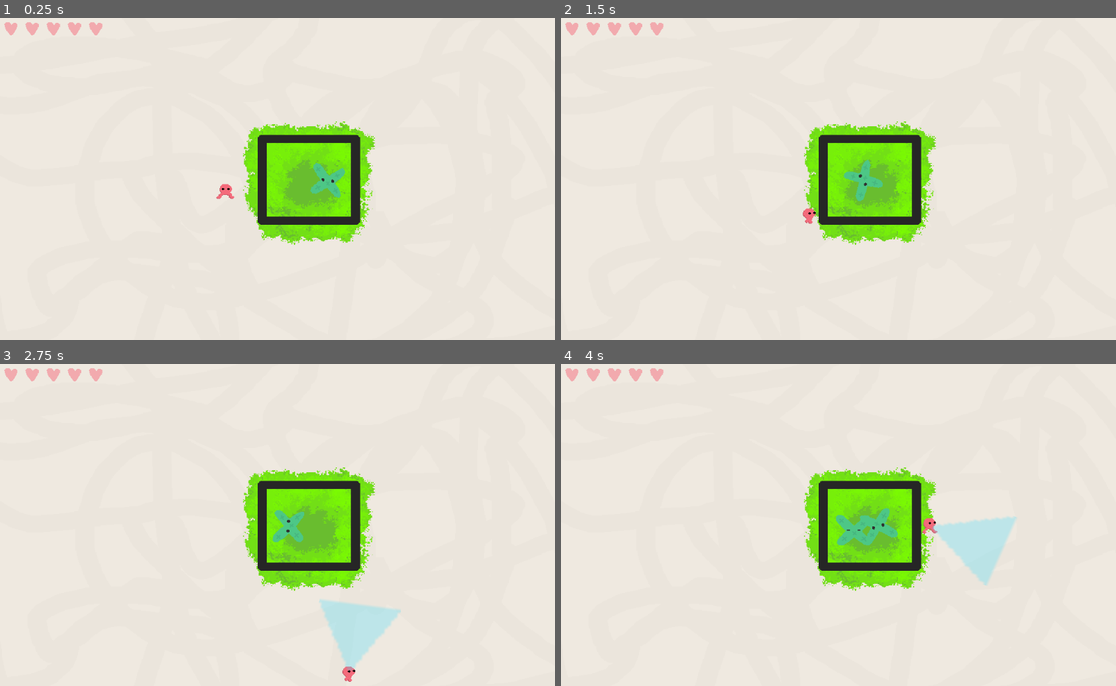
Above: before the commit, frames 1-4 (two rows, left to right).
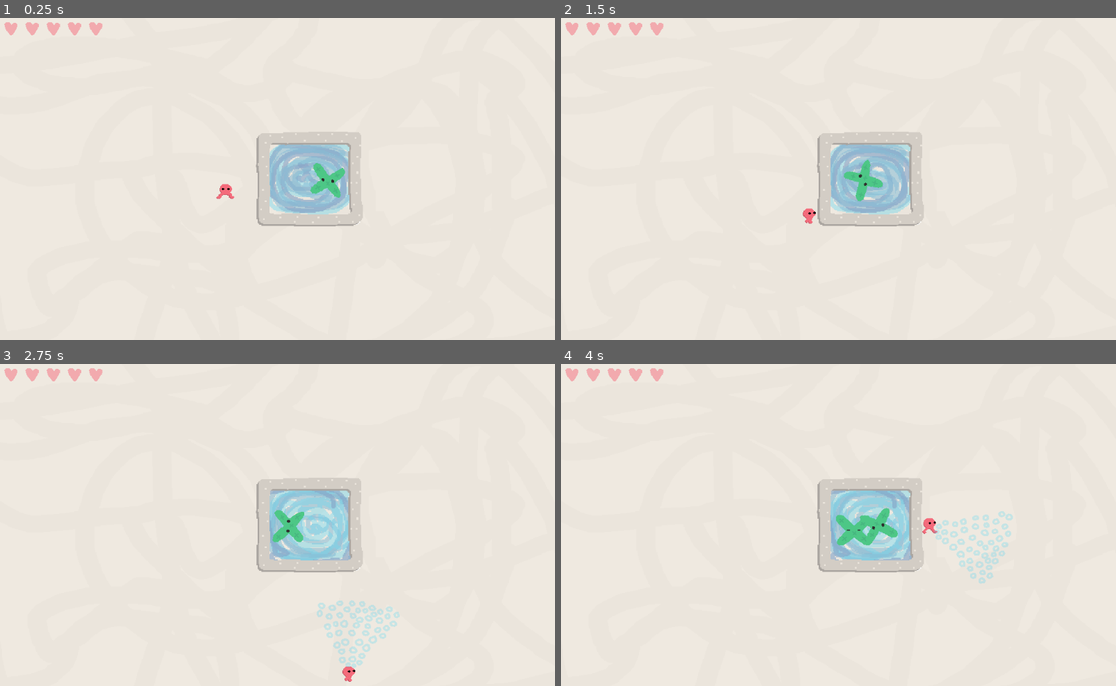
Above: after the commit, the same moments.

Repository: colinkarpfinger/HalfLife3
Game: Godot game, scene res://Scenes/Main.tscn
Two runs of this game, one before a commit and one after it. Both use one fixed random seed, a clock stepped at 60 frames per second and the inputs below.
Inputs (mouse positions are in pixels of both pictures, inside the frame that each line leads up to):
- Up to frame 1 (0.25 s): no input
- Up to frame 2 (1.5 s): move the mouse to (960, 162) at 0.52 s; press the mouse at (960, 162) at 0.53 s; hold D (move_right) 0.53-1.28 s; move the mouse to (727, 195) at 1.27 s; release the mouse at (727, 195) at 1.28 s; hold S (move_down) from 1.28 s (still down); click (727, 195) at 1.35 s
- Up to frame 3 (2.75 s): move the mouse to (333, 454) at 2.02 s; release S (move_down) at 2.03 s; press the mouse at (333, 454) at 2.03 s; hold D (move_right) from 2.03 s (still down)
- Up to frame 4 (4 s): move the mouse to (810, 592) at 2.77 s; release D (move_right) at 2.78 s; release the mouse at (810, 592) at 2.78 s; hold W (move_up) 2.78-3.53 s; click (810, 592) at 2.85 s; move the mouse to (1005, 576) at 3.52 s; press the mouse at (1005, 576) at 3.53 s; hold A (move_left) from 3.53 s (still down)

The runs differ from the first frame. In frame 1, 7.1% of the frame differs, in the area x 43-68%, y 32-71%; in frame 2, 7.1%; in frame 3, 8.3%, in the area x 43-73%, y 32-96%; in frame 4, 8.0%.

Commit message:
Add beam and reactor art

Diff:
--- a/ParticleTesting/Scripts/Reactor.gd
+++ b/ParticleTesting/Scripts/Reactor.gd
@@ -35,10 +35,10 @@
 
 func update_walls_open(walls_opened: bool):
 	if walls_open:
-		$WallSprite.set_modulate(Color(0.15, 0.15, 0.15, 0.5))
+		$WallSprite.set_modulate(Color(1, 1, 1, 0.5))
 		$WallSprite.set_animation('open')
 	else:
-		$WallSprite.set_modulate(Color(0.15, 0.15, 0.15, 1))
+		$WallSprite.set_modulate(Color(1, 1, 1, 1))
 		$WallSprite.set_animation('closed')
 	$Walls/Left/Collider.one_way_collision = walls_opened
 	$Walls/Right/Collider.one_way_collision = walls_opened
--- a/ParticleTesting/Subscenes/Player.tscn
+++ b/ParticleTesting/Subscenes/Player.tscn
@@ -1,5 +1,6 @@
-[gd_scene load_steps=19 format=2]
+[gd_scene load_steps=24 format=2]
 
+[ext_resource path="res://Images/ray_circles-Sheet.png" type="Texture" id=1]
 [ext_resource path="res://Images/New Piskel (1).png" type="Texture" id=2]
 [ext_resource path="res://Scripts/Player.gd" type="Script" id=3]
 [ext_resource path="res://Images/char-idle_Sheet.png" type="Texture" id=4]
@@ -10,60 +11,80 @@
 radius = 22.7247
 
 [sub_resource type="AtlasTexture" id=2]
-atlas = ExtResource( 6 )
+atlas = ExtResource( 4 )
 region = Rect2( 0, 0, 64, 64 )
 
 [sub_resource type="AtlasTexture" id=3]
-atlas = ExtResource( 6 )
+atlas = ExtResource( 4 )
 region = Rect2( 64, 0, 64, 64 )
 
 [sub_resource type="AtlasTexture" id=4]
-atlas = ExtResource( 6 )
+atlas = ExtResource( 4 )
 region = Rect2( 128, 0, 64, 64 )
 
 [sub_resource type="AtlasTexture" id=5]
-atlas = ExtResource( 6 )
+atlas = ExtResource( 4 )
 region = Rect2( 192, 0, 64, 64 )
 
 [sub_resource type="AtlasTexture" id=6]
 atlas = ExtResource( 6 )
-region = Rect2( 256, 0, 64, 64 )
+region = Rect2( 0, 0, 64, 64 )
 
 [sub_resource type="AtlasTexture" id=7]
 atlas = ExtResource( 6 )
-region = Rect2( 320, 0, 64, 64 )
+region = Rect2( 64, 0, 64, 64 )
 
 [sub_resource type="AtlasTexture" id=8]
-atlas = ExtResource( 4 )
-region = Rect2( 0, 0, 64, 64 )
+atlas = ExtResource( 6 )
+region = Rect2( 128, 0, 64, 64 )
 
 [sub_resource type="AtlasTexture" id=9]
-atlas = ExtResource( 4 )
-region = Rect2( 64, 0, 64, 64 )
+atlas = ExtResource( 6 )
+region = Rect2( 192, 0, 64, 64 )
 
 [sub_resource type="AtlasTexture" id=10]
-atlas = ExtResource( 4 )
-region = Rect2( 128, 0, 64, 64 )
+atlas = ExtResource( 6 )
+region = Rect2( 256, 0, 64, 64 )
 
 [sub_resource type="AtlasTexture" id=11]
-atlas = ExtResource( 4 )
-region = Rect2( 192, 0, 64, 64 )
+atlas = ExtResource( 6 )
+region = Rect2( 320, 0, 64, 64 )
 
 [sub_resource type="SpriteFrames" id=12]
 animations = [ {
-"frames": [ SubResource( 2 ), SubResource( 3 ), SubResource( 4 ), SubResource( 5 ), SubResource( 6 ), SubResource( 7 ) ],
+"frames": [ SubResource( 2 ), SubResource( 3 ), SubResource( 4 ), SubResource( 5 ) ],
+"loop": true,
+"name": "default",
+"speed": 5.0
+}, {
+"frames": [ SubResource( 6 ), SubResource( 7 ), SubResource( 8 ), SubResource( 9 ), SubResource( 10 ), SubResource( 11 ) ],
 "loop": true,
 "name": "run",
-"speed": 5.0
-}, {
-"frames": [ SubResource( 8 ), SubResource( 9 ), SubResource( 10 ), SubResource( 11 ) ],
-"loop": true,
-"name": "default",
 "speed": 5.0
 } ]
 
 [sub_resource type="CircleShape2D" id=13]
 radius = 28.9016
+
+[sub_resource type="AtlasTexture" id=14]
+atlas = ExtResource( 1 )
+region = Rect2( 0, 0, 512, 512 )
+
+[sub_resource type="AtlasTexture" id=15]
+atlas = ExtResource( 1 )
+region = Rect2( 512, 0, 512, 512 )
+
+[sub_resource type="AtlasTexture" id=16]
+atlas = ExtResource( 1 )
+region = Rect2( 1024, 0, 512, 512 )
+
+[sub_resource type="SpriteFrames" id=17]
+animations = [ {
+"frames": [ SubResource( 14 ), SubResource( 15 ), SubResource( 16 ) ],
+"loop": true,
+"name": "default",
+"speed": 5.0
+} ]
 
 [node name="Player" type="KinematicBody2D"]
 scale = Vector2( 0.5, 0.5 )
@@ -84,6 +105,7 @@
 
 [node name="AnimatedSprite" type="AnimatedSprite" parent="."]
 frames = SubResource( 12 )
+frame = 3
 speed_scale = 2.0
 playing = true
 
@@ -95,6 +117,7 @@
 script = ExtResource( 5 )
 
 [node name="BeamSprite" type="Sprite" parent="Beam"]
+visible = false
 modulate = Color( 1, 1, 1, 0.278431 )
 scale = Vector2( 5.66931, 7.11039 )
 texture = ExtResource( 2 )
@@ -102,4 +125,12 @@
 [node name="CollisionPolygon2D" type="CollisionPolygon2D" parent="Beam"]
 polygon = PoolVector2Array( -1.69397, 113.807, -91.4909, -50.0727, 89.7867, -50.6339 )
 
+[node name="AnimatedSprite" type="AnimatedSprite" parent="Beam"]
+modulate = Color( 1, 1, 1, 0.180392 )
+position = Vector2( 0, -10.542 )
+scale = Vector2( 0.5, 0.5 )
+frames = SubResource( 17 )
+speed_scale = 1.636
+playing = true
+
 [connection signal="body_entered" from="HitDetector" to="." method="_on_Area2D_body_entered"]
--- a/ParticleTesting/Subscenes/Reactor.tscn
+++ b/ParticleTesting/Subscenes/Reactor.tscn
@@ -1,8 +1,9 @@
-[gd_scene load_steps=22 format=2]
+[gd_scene load_steps=26 format=2]
 
 [ext_resource path="res://Images/reactor.png" type="Texture" id=1]
-[ext_resource path="res://Images/reactor2.png" type="Texture" id=2]
+[ext_resource path="res://Images/reactor_effect_Sheet.png" type="Texture" id=2]
 [ext_resource path="res://Scripts/Reactor.gd" type="Script" id=3]
+[ext_resource path="res://Images/reactor3.png" type="Texture" id=4]
 
 [sub_resource type="AtlasTexture" id=1]
 atlas = ExtResource( 1 )
@@ -52,38 +53,50 @@
 "speed": 8.0
 } ]
 
-[sub_resource type="AtlasTexture" id=19]
+[sub_resource type="AtlasTexture" id=12]
 atlas = ExtResource( 2 )
 region = Rect2( 0, 0, 155, 155 )
 
-[sub_resource type="SpriteFrames" id=20]
+[sub_resource type="AtlasTexture" id=13]
+atlas = ExtResource( 2 )
+region = Rect2( 155, 0, 155, 155 )
+
+[sub_resource type="AtlasTexture" id=14]
+atlas = ExtResource( 2 )
+region = Rect2( 310, 0, 155, 155 )
+
+[sub_resource type="AtlasTexture" id=15]
+atlas = ExtResource( 2 )
+region = Rect2( 465, 0, 155, 155 )
+
+[sub_resource type="SpriteFrames" id=16]
 animations = [ {
-"frames": [ SubResource( 19 ), null ],
+"frames": [ SubResource( 12 ), SubResource( 13 ), SubResource( 14 ), SubResource( 15 ) ],
+"loop": true,
+"name": "closed",
+"speed": 10.0
+}, {
+"frames": [ ExtResource( 4 ), null ],
 "loop": true,
 "name": "open",
 "speed": 3.0
-}, {
-"frames": [ SubResource( 19 ) ],
-"loop": true,
-"name": "closed",
-"speed": 10.0
 } ]
 
-[sub_resource type="RectangleShape2D" id=21]
+[sub_resource type="RectangleShape2D" id=17]
 extents = Vector2( 55.8455, 55.9556 )
 
-[sub_resource type="PhysicsMaterial" id=22]
+[sub_resource type="PhysicsMaterial" id=18]
 friction = 0.0
 bounce = 1.0
 
-[sub_resource type="RectangleShape2D" id=16]
+[sub_resource type="RectangleShape2D" id=19]
 extents = Vector2( 82.153, 8.167 )
 
-[sub_resource type="PhysicsMaterial" id=17]
+[sub_resource type="PhysicsMaterial" id=20]
 friction = 0.0
 bounce = 1.0
 
-[sub_resource type="RectangleShape2D" id=18]
+[sub_resource type="RectangleShape2D" id=21]
 extents = Vector2( 85.447, 8.70796 )
 
 [node name="Reactor" type="Node2D"]
@@ -92,20 +105,23 @@
 script = ExtResource( 3 )
 
 [node name="ReactionSprite" type="AnimatedSprite" parent="."]
+visible = false
 position = Vector2( -2.37051, 5.01057 )
 frames = SubResource( 11 )
+frame = 2
 playing = true
 
 [node name="WallSprite" type="AnimatedSprite" parent="."]
-position = Vector2( -2.32518, 0.387522 )
-frames = SubResource( 20 )
+position = Vector2( -2.32518, 0.25949 )
+frames = SubResource( 16 )
 animation = "closed"
+frame = 3
 playing = true
 
 [node name="Area2D" type="Area2D" parent="."]
 
 [node name="CollisionShape2D" type="CollisionShape2D" parent="Area2D"]
-shape = SubResource( 21 )
+shape = SubResource( 17 )
 
 [node name="Walls" type="Node2D" parent="."]
 scale = Vector2( 0.666667, 0.666667 )
Not shown, added: ParticleTesting/Images/ray.png.import
Not shown, added: ParticleTesting/Images/ray_Sheet.png.import
Binary file added: ParticleTesting/Images/ray_circles-Sheet.png
Not shown, added: ParticleTesting/Images/ray_circles-Sheet.png.import
Not shown, added: ParticleTesting/Images/ray_circles.png.import
Not shown, added: ParticleTesting/Images/ray_circles_Sheet.png.import
Binary file added: ParticleTesting/Images/reactor3.png
Not shown, added: ParticleTesting/Images/reactor3.png.import
Binary file added: ParticleTesting/Images/reactor_effect_Sheet.png
Not shown, added: ParticleTesting/Images/reactor_effect_Sheet.png.import
Binary file added: ParticleTesting/Images/wall_left.png
Not shown, added: ParticleTesting/Images/wall_left.png.import
(and 1 more such lines)
